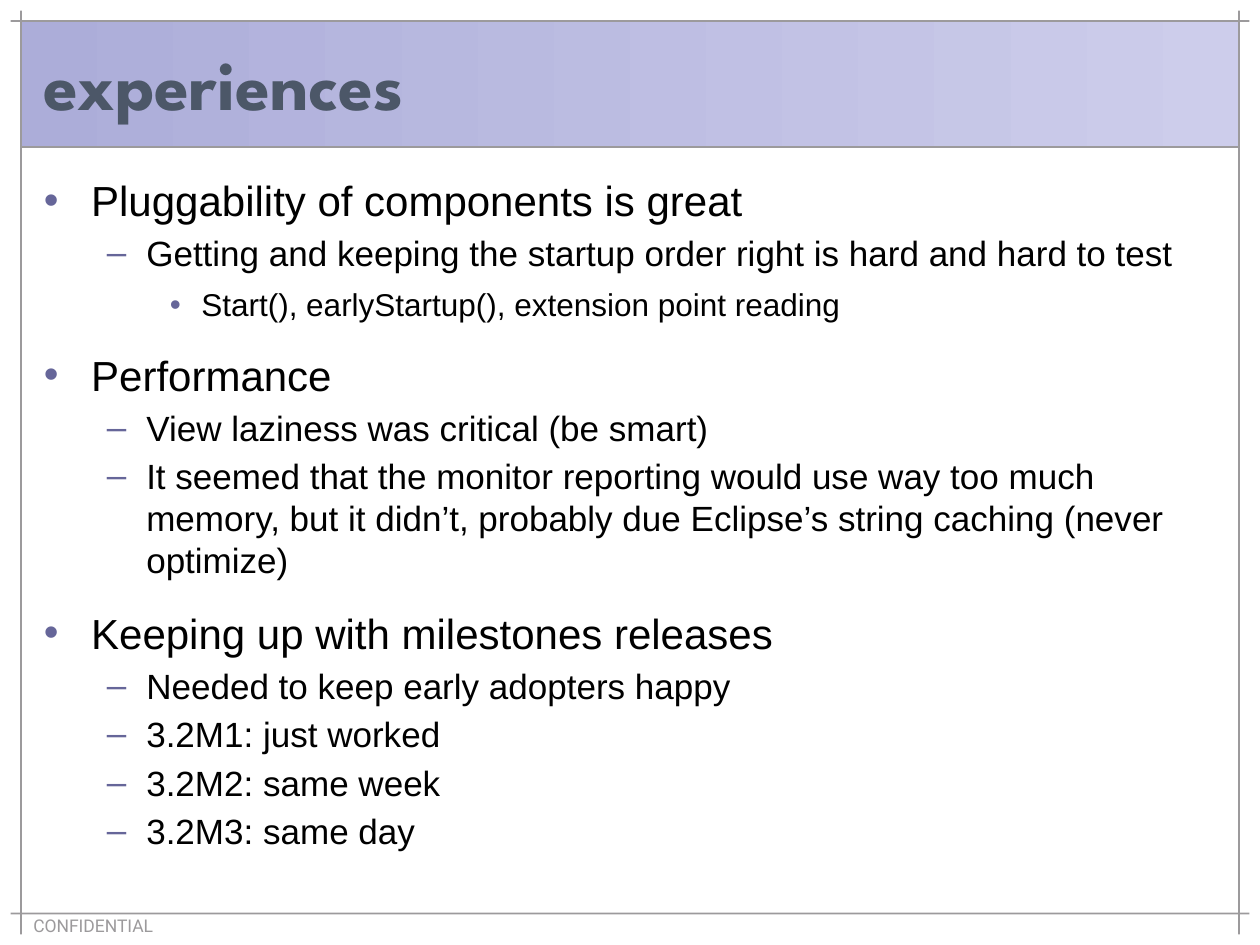
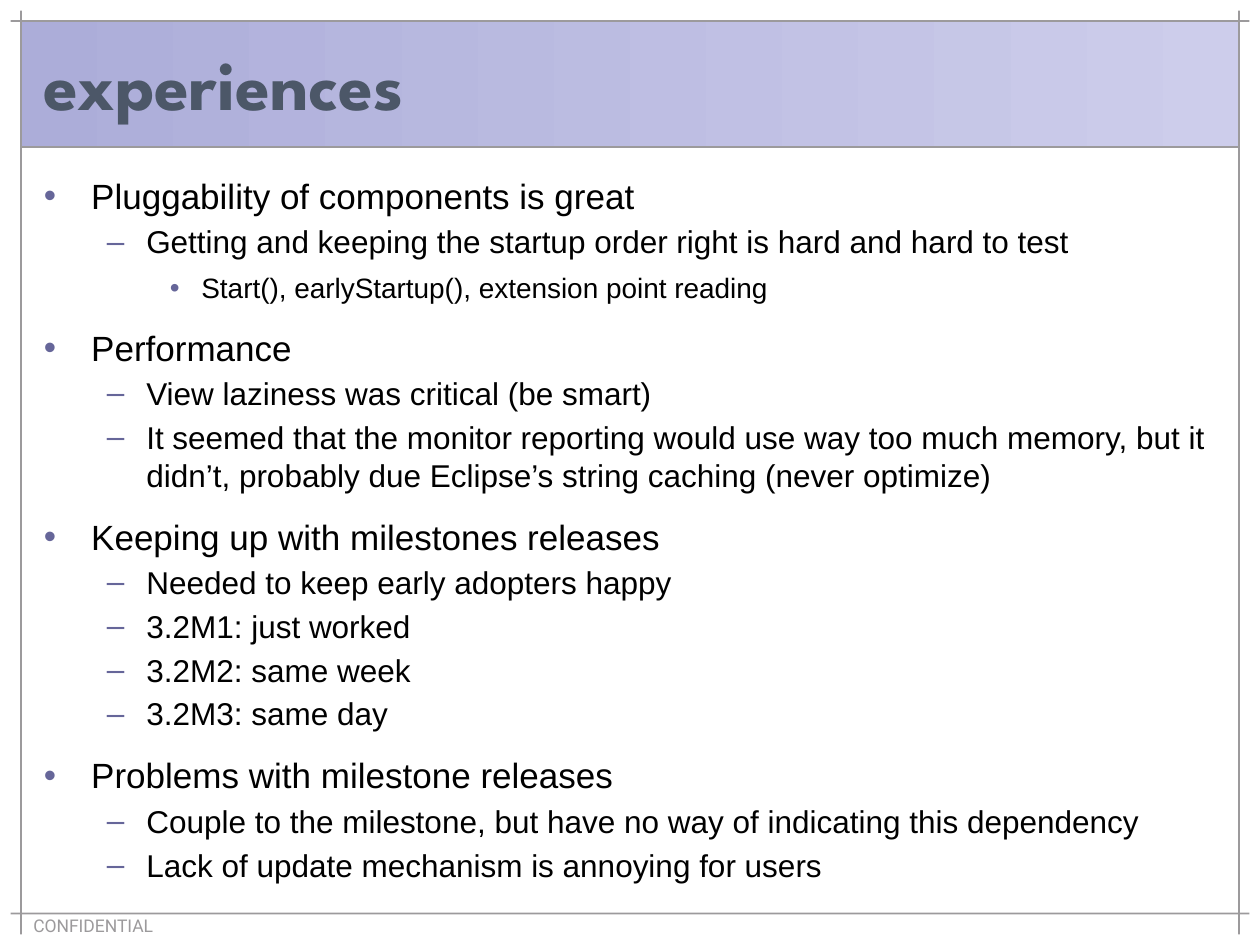
Before and after one commit to eclipse-mylyn/mylyn-website, a slide deck: slide 9 of publications/2006-03-mylar-eclipsecon.ppt. Drawn at 1260x945 pixels with LibreOffice and Linux fonts; fonts in the diff are those of the drawing. Boxes give left, top, right and bottom in pixels: in the first picture for what was removed or moved away, otherwise in the second. Text is boxed around its words. In the diff, an @@ line names an element or a change of style, - is before the commit and + after.

```diff
--- a/publications/2006-03-mylar-eclipsecon.ppt
+++ b/publications/2006-03-mylar-eclipsecon.ppt
@@ text at (91,183,1205,731): size 24 to 20 pt in "Pluggability of components is great", "Performance", "Keeping up with milestones releases"; size 20 to 18 pt in "Getting and keeping the startup order right ...", "View laziness was critical (be smart)", "It seemed that the monitor reporting would ...", "Needed to keep early adopters happy" and 3 more places; size 18 to 16 pt in "Start(), earlyStartup(), extension point reading"; less space between paragraphs @@
@@ text at (91,762,1139,883): paragraphs added @@
+• Problems with milestone releases
+  – Couple to the milestone, but have no way of indicating this dependency
+  – Lack of update mechanism is annoying for users
```
